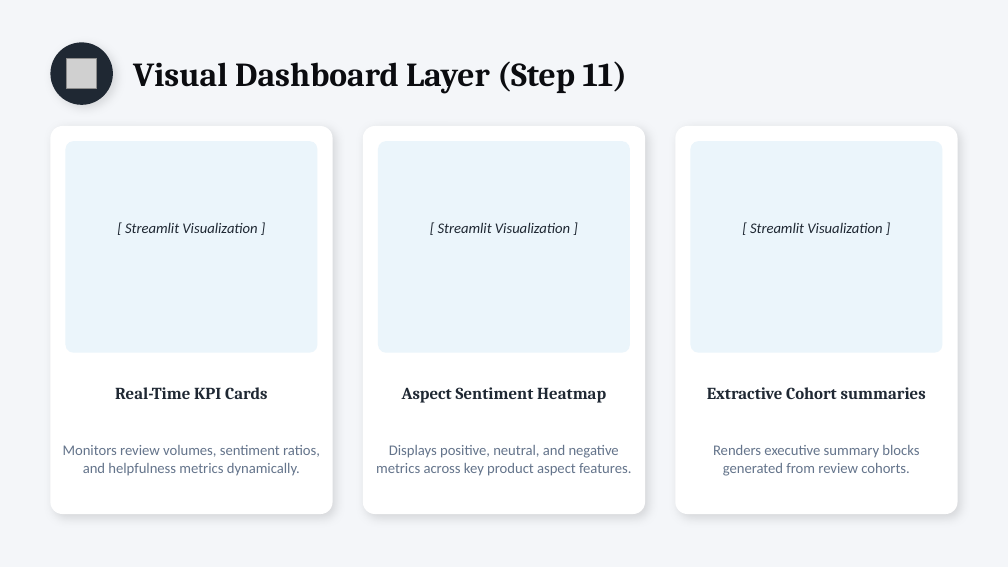
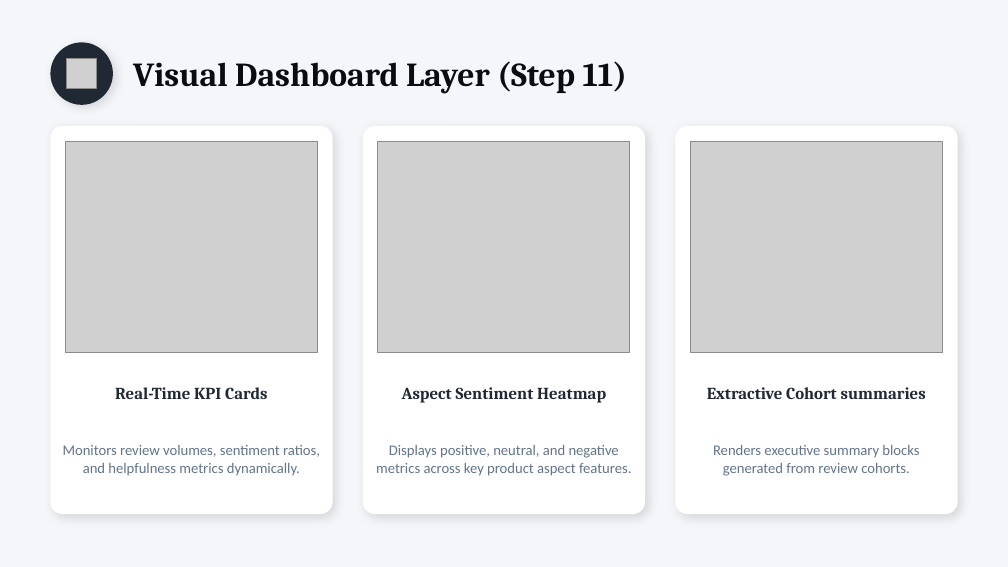
Before and after one commit to Amanmeena0/RevuMind, a slide deck: slide 8 of presentation/RevuMind_V2_Presentation.pptx. Drawn at 1008x567 pixels with LibreOffice and Linux fonts; fonts in the diff are those of the drawing; grey boxes stand for pictures. Boxes give left, top, right and bottom in pixels: in the first picture for what was removed or moved away, otherwise in the second. Text is boxed around its words. In the diff, an @@ line names an element or a change of style, - is before the commit and + after.

Commit message:
feat: enhance presentation with new images and updated content for KPI cards and sentiment heatmap

```diff
--- a/presentation/RevuMind_V2_Presentation.pptx
+++ b/presentation/RevuMind_V2_Presentation.pptx
@@ rounded rectangle removed at [66,141,318,353] @@
@@ picture added at [66,141,318,353] @@
@@ rounded rectangle removed at [378,141,630,353] @@
@@ picture added at [378,141,630,353] @@
@@ rounded rectangle removed at [690,141,942,353] @@
@@ picture added at [690,141,942,353] @@
@@ text removed at [125,223,257,233] @@
-[ Streamlit Visualization ]
@@ text removed at [438,222,570,233] @@
-[ Streamlit Visualization ]
@@ text removed at [750,223,882,233] @@
-[ Streamlit Visualization ]
```
Also in this commit, not shown: 5 other files.
